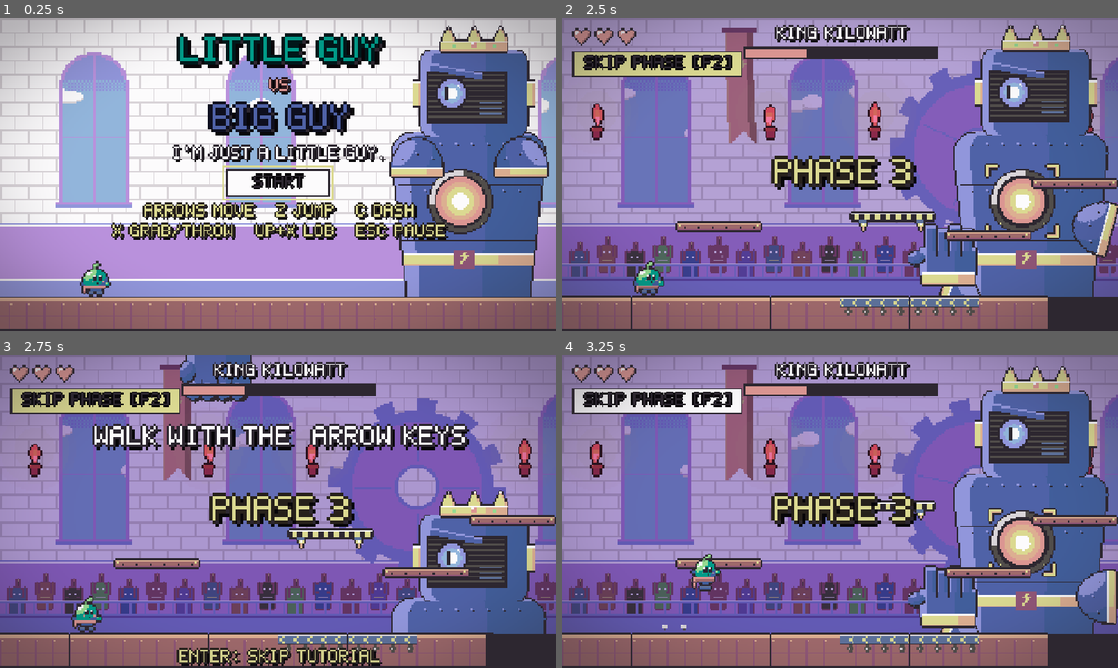
Above: before the commit, frames 1-4 (two rows, left to right).
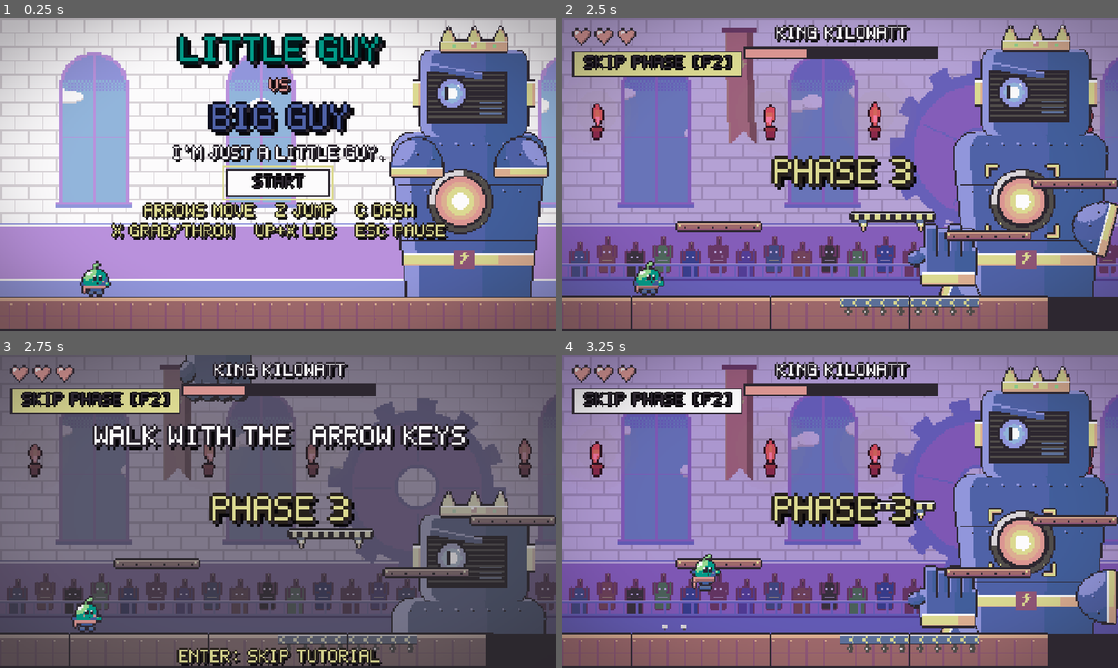
Above: after the commit, the same moments.

Repository: arnavaggarwal-dev/gamejamgamejam
Game: Godot game, scene res://scenes/title.tscn
The game is run twice, just before and just after one commit, with the same random seed, the same clock (stepped at 60 frames per second) and the same inputs.
Inputs (mouse positions are in pixels of both pictures, inside the frame that each line leads up to):
- Up to frame 1 (0.25 s): no input
- Up to frame 2 (2.5 s): click "START" at 0.5 s; click "SKIP PHASE [F2]" at 1.25 s; click "SKIP PHASE [F2]" at 2 s
- Up to frame 3 (2.75 s): no input
- Up to frame 4 (3.25 s): tap Enter (skip_tutorial) at 2.75 s; move the mouse to (962, 495) at 2.77 s; hold Right (move_right) from 2.78 s (still down); hold Up (aim_up) from 2.78 s (still down); click (962, 495) at 2.92 s; tap Z (jump) at 3.02 s

Frames 1-2 are identical in both runs. In frame 3, 79% of the frame differs, in the area x 0-100%, y 0-100%; in frame 4, nothing differs.

Commit message:
feat: tutorial spotlight greys out everything but the step's subject
A Spotlight ColorRect under the Tutorial washes the world to grey with a
screen-texture shader; the hero, the practice bomb and (on the throw step)
the boss core are lifted above it so only they stay in colour.

Diff:
--- /dev/null
+++ b/assets/shaders/spotlight.gdshader
@@ -0,0 +1,13 @@
+shader_type canvas_item;
+
+// Tutorial spotlight: greys out and dims everything drawn below it (lower z), so only the
+// things lifted above it (the hero, the bomb, the core) stay in colour.
+uniform sampler2D screen : hint_screen_texture, filter_nearest;
+uniform vec4 shade : source_color = vec4(0.176, 0.153, 0.188, 1.0);
+uniform float amount : hint_range(0.0, 1.0) = 0.0;
+
+void fragment() {
+	vec3 c = texture(screen, SCREEN_UV).rgb;
+	vec3 grey = mix(shade.rgb, vec3(dot(c, vec3(0.299, 0.587, 0.114))), 0.55);
+	COLOR = vec4(mix(c, grey, amount), 1.0);
+}
--- a/scenes/game.tscn
+++ b/scenes/game.tscn
@@ -24,6 +24,11 @@
 [ext_resource type="Script" path="res://scenes/stage/scroll.gd" id="22_scroll"]
 [ext_resource type="Script" path="res://scenes/tutorial.gd" id="23_tutorial"]
 [ext_resource type="SpriteFrames" path="res://assets/art/fx/arrow_frames.tres" id="24_arrow"]
+[ext_resource type="Shader" path="res://assets/shaders/spotlight.gdshader" id="25_spot"]
+
+[sub_resource type="ShaderMaterial" id="ShaderMaterial_spot"]
+shader = ExtResource("25_spot")
+shader_parameter/amount = 0.0
 
 [sub_resource type="RectangleShape2D" id="RectangleShape2D_wall"]
 size = Vector2(40, 1400)
@@ -365,6 +370,16 @@
 [node name="Tutorial" type="Node" parent="."]
 script = ExtResource("23_tutorial")
 
+[node name="Spotlight" type="ColorRect" parent="Tutorial"]
+visible = false
+z_index = 50
+material = SubResource("ShaderMaterial_spot")
+offset_left = -200.0
+offset_top = -400.0
+offset_right = 2760.0
+offset_bottom = 1200.0
+mouse_filter = 2
+
 [node name="CoreArrow" type="AnimatedSprite2D" parent="Tutorial"]
 visible = false
 z_index = 6
--- a/scenes/tutorial.gd
+++ b/scenes/tutorial.gd
@@ -7,6 +7,7 @@
 const BOMB := preload("res://scenes/boss/bomb.tscn")
 const STEP_PAUSE := 0.7
 const ARROW_ABOVE_CORE := Vector2(0, -110)
+const LIFT := 60  # z added to whatever the current step is about, above the Spotlight (z 50)
 
 static var done := false  # once per session, so restarts go straight to the fight
 static var seen := {}  # tip keys already shown this session
@@ -21,8 +22,10 @@
 var _practice: Bomb
 var _start_x := 0.0
 var _hits_before := 0
+var _lifted: Array[CanvasItem] = []
 
 @onready var core_arrow: AnimatedSprite2D = $CoreArrow
+@onready var spotlight: ColorRect = $Spotlight
 
 
 func setup(p: Player, b: Boss, h: HUD, s: Stage, proj: Node2D) -> void:
@@ -46,6 +49,7 @@
 func run() -> void:
 	hud.show_hint("ENTER: SKIP TUTORIAL")
 	_start_x = player.global_position.x
+	_focus([player])
 	await _step("WALK WITH THE  ARROW KEYS", _walked)
 	await _step("JUMP WITH  Z", _jumped)
 	await _step("DASH WITH  C", _dashed)
@@ -55,8 +59,10 @@
 	await _step("PRESS  X  TO PICK IT UP", _holding_bomb)
 	_hits_before = boss.hits_left()
 	core_arrow.show()
+	_focus([player, _practice, boss.get_node("Rig/Core"), core_arrow])
 	await _step("THROW IT AT THE GLOWING CORE!\nFACE THE KING AND PRESS  X", _hit_core)
 	core_arrow.hide()
+	_focus([])
 	if not _skip:
 		hud.coach("YES!!  THAT'S HOW YOU HURT HIM.\nNOW DODGE HIS ATTACKS.  GO!")
 		await get_tree().create_timer(2.6, false).timeout
@@ -108,10 +114,30 @@
 	_practice.global_position = Vector2(clampf(player.global_position.x + 220.0 * player.facing, 120.0, 2440.0), 610.0)
 	_practice.get_node("FuseTimer").stop()
 	_practice.get_node("AnimationPlayer").stop()
+	if not _lifted.is_empty():
+		_focus(_lifted + [_practice])  # the lesson is now about the bomb too
+
+
+## Greys out the world except `nodes`, lifted above the Spotlight; an empty list clears it.
+func _focus(nodes: Array) -> void:
+	for n in _lifted:
+		if is_instance_valid(n):
+			n.z_index -= LIFT
+	_lifted.clear()
+	for n in nodes:
+		if is_instance_valid(n):
+			n.z_index += LIFT
+			_lifted.append(n)
+	spotlight.show()
+	var fade := create_tween()
+	fade.tween_property(spotlight, "material:shader_parameter/amount", 1.0 if _lifted else 0.0, 0.25)
+	if _lifted.is_empty():
+		fade.tween_callback(spotlight.hide)
 
 
 func _finish() -> void:
 	done = true
+	_focus([])
 	hud.coach("")
 	hud.show_hint("")
 	core_arrow.hide()
--- a/tests/test_logic.gd
+++ b/tests/test_logic.gd
@@ -281,6 +281,8 @@
 	var tutorial: Tutorial = game.get_node("Tutorial")
 	await create_timer(2.3).timeout
 	check(boss.holding and hud.coach_label.visible, "the tutorial starts with the king holding still and a big instruction")
+	var player: Player = game.get_node("Player")
+	check(tutorial.spotlight.visible and player.z_index > tutorial.spotlight.z_index, "the lesson greys out everything but the hero")
 	Input.action_press("move_right")
 	await create_timer(0.8).timeout
 	Input.action_release("move_right")
@@ -296,12 +298,14 @@
 	Input.action_release("dash")
 	await create_timer(1.2).timeout
 	check(is_instance_valid(tutorial._practice), "walking, jumping then dashing brings out a practice bomb")
+	check(tutorial._practice.z_index > tutorial.spotlight.z_index, "the practice bomb stays in colour")
 	var skip := InputEventAction.new()
 	skip.action = "skip_tutorial"
 	skip.pressed = true
 	Input.parse_input_event(skip)
-	await create_timer(0.3).timeout
+	await create_timer(0.4).timeout
 	check(Tutorial.done and not boss.holding, "Enter skips the rest and the fight starts")
+	check(not tutorial.spotlight.visible and player.z_index < tutorial.spotlight.z_index, "skipping lifts the grey-out")
 	game.queue_free()
 	await process_frame
 	Engine.time_scale = 1.0
Not shown, added: assets/shaders/spotlight.gdshader.uid
Not shown, changed: docs/decisions/2026-10-23-little-guy-vs-big-guy.md
